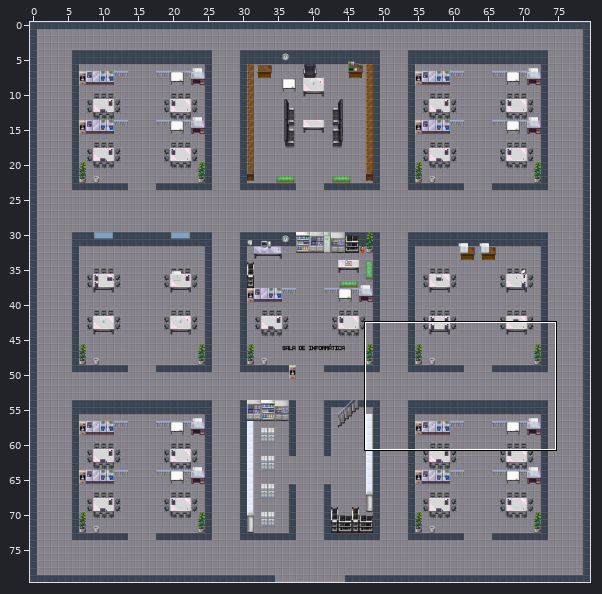
Two versions of a level (Tiled map, files/tileset/room.tmx). Above, an overview of the earlier version with the close-up marked.
Close-up. The starting point:
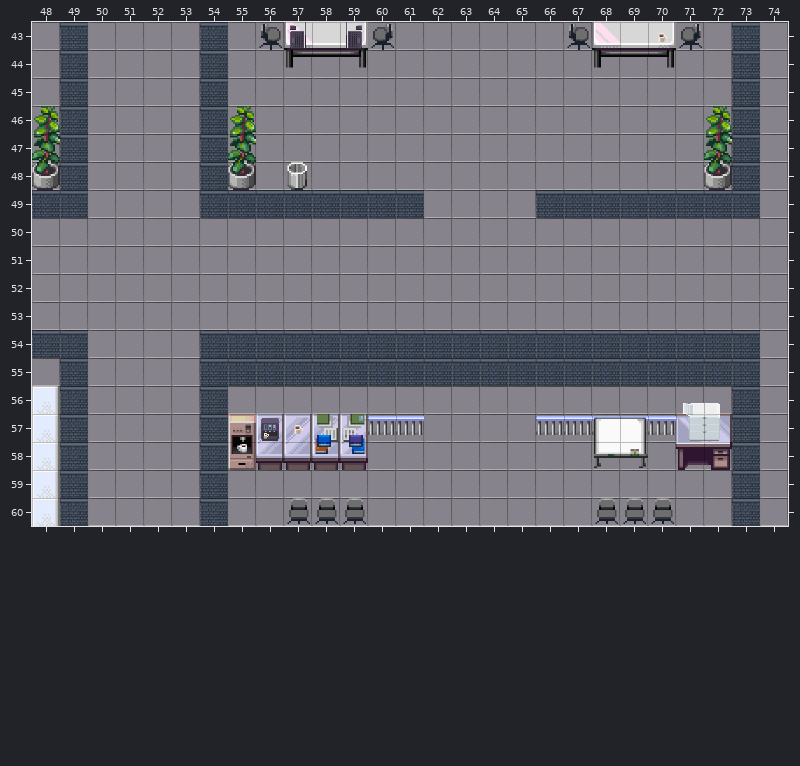
Cells are 32x32 px. Shown: x 48..74, y 43..60. The commit also changed other parts of the map, which this record leaves out.
After the commit:
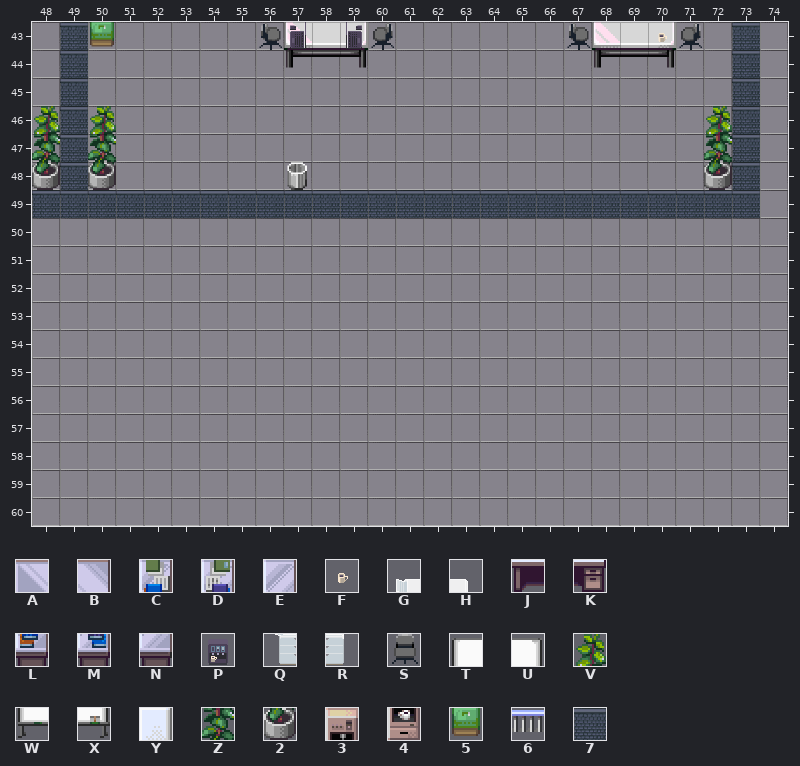
Key: from "tileset": A 543, B 544, C 545, D 546, E 547, F 660, G 661, H 662, J 663, K 664, L 665, M 666, N 667, P 778, Q 781, R 782, S 1023, T 1384, U 1385, V 1387, W 1504, X 1505, Y 1506, Z 1507, 2 1627, 3 1629, 4 1749, 5 1870, 6 1994, 7 6501.
_ is an empty cell, # one hidden under a higher layer, . an unchanged one.
Change:
--- layer "Colisao"
@@ x 50..65 @@
-43 _...7...........
-44 ....7...........
-45 ....7...........
-46 ....7...........
-47 ....7...........
-48 _...72..........
-49 ____........____
+43 5..._...........
+44 ...._...........
+45 ...._...........
+46 ...._...........
+47 ...._...........
+48 2...__..........
+49 7777........7777
@@ x 48..73 @@
-54 77....77777777777777777777
-55 .7....77777777777777777777
-56 Y7....7..................7
-57 Y7....7#EECD66....66666AB7
-58 Y7....74NNLM........WX.JK7
-59 Y7....7..................7
-60 Y7....7..SSS........SSS..7
+54 __....____________________
+55 ._....____________________
+56 __...._.................._
+57 __....________....________
+58 __....______........__.___
+59 __...._.................._
+60 __...._..___........___.._
--- layer "Topo"
@@ x 50..55 @@
-46 _....V
-47 _....Z
+46 V...._
+47 Z...._
@@ x 55..72 @@
-56 ................GH
-57 3PF..........TU.QR
+56 ................__
+57 ___..........__.__
Changed places in both close-ups, as pixel boxes (x1, y1, x2, y2):
changed: (88, 22, 256, 218)
added: (424, 190, 536, 218)
removed: (32, 330, 88, 526)
removed: (200, 330, 760, 526)
